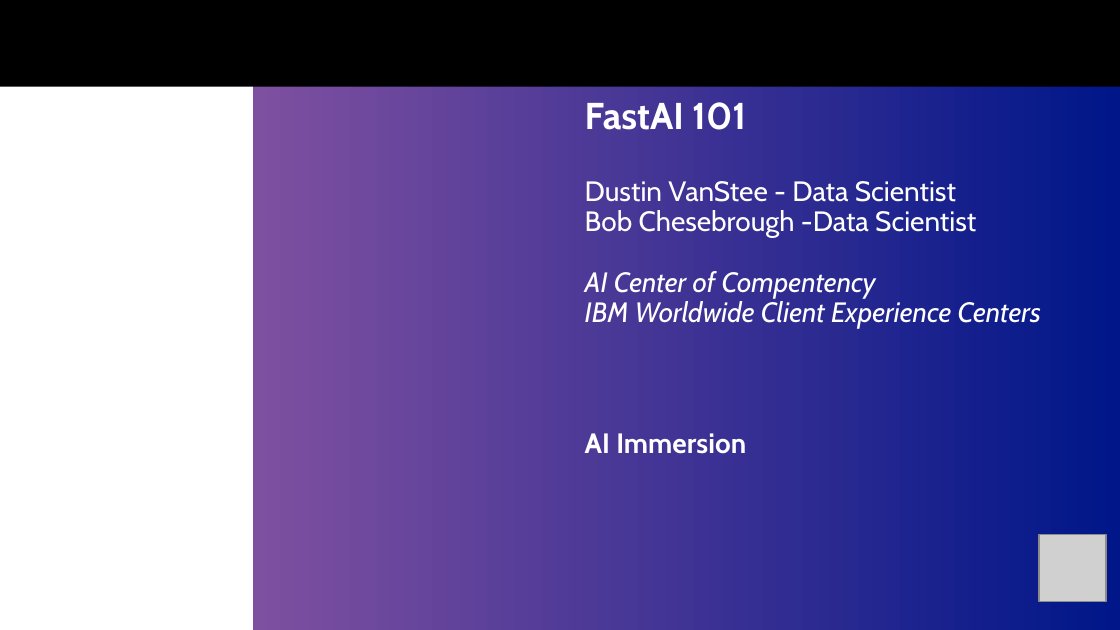
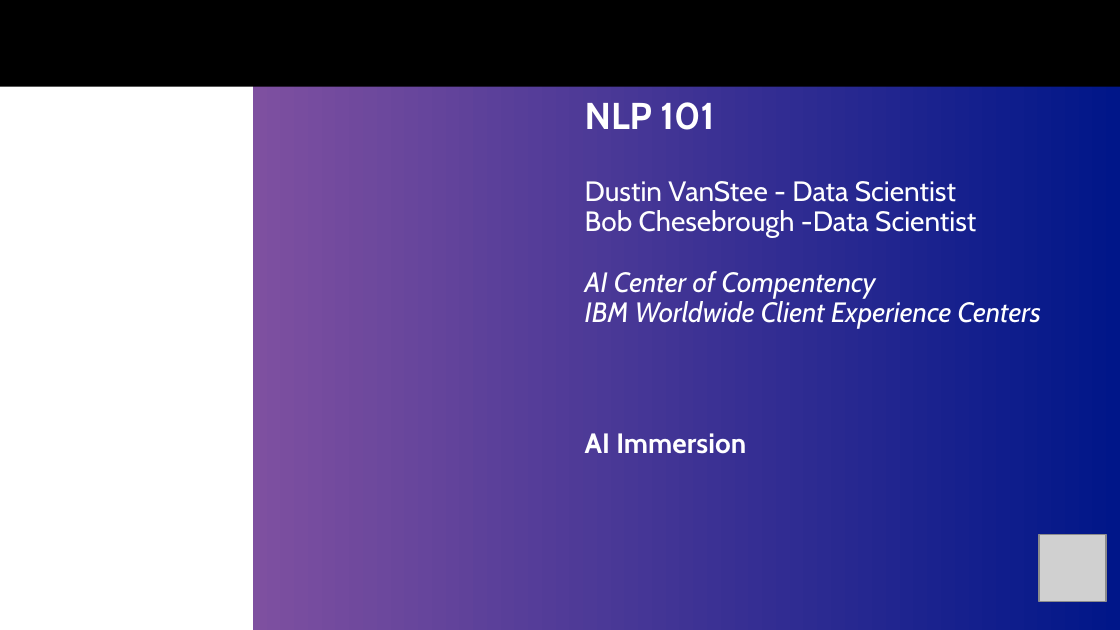
Before and after one commit to dustinvanstee/aicoc-ai-immersion, a slide deck: slide 1 of NLP/NLP-101.pptx. Drawn at 1120x630 pixels with LibreOffice and Linux fonts; fonts in the diff are those of the drawing; grey boxes stand for pictures; background and template pictures are left out. Boxes give left, top, right and bottom in pixels: in the first picture for what was removed or moved away, otherwise in the second. Text is boxed around its words. In the diff, an @@ line names an element or a change of style, - is before the commit and + after.

```diff
--- a/NLP/NLP-101.pptx
+++ b/NLP/NLP-101.pptx
@@ text at [585, 102, 714, 130]: text changed @@
-FastAI 101
+NLP 101
```
Also in this commit, not shown: 1 other slide changed, 9 slides added, 1 slide removed, 1 other file.
